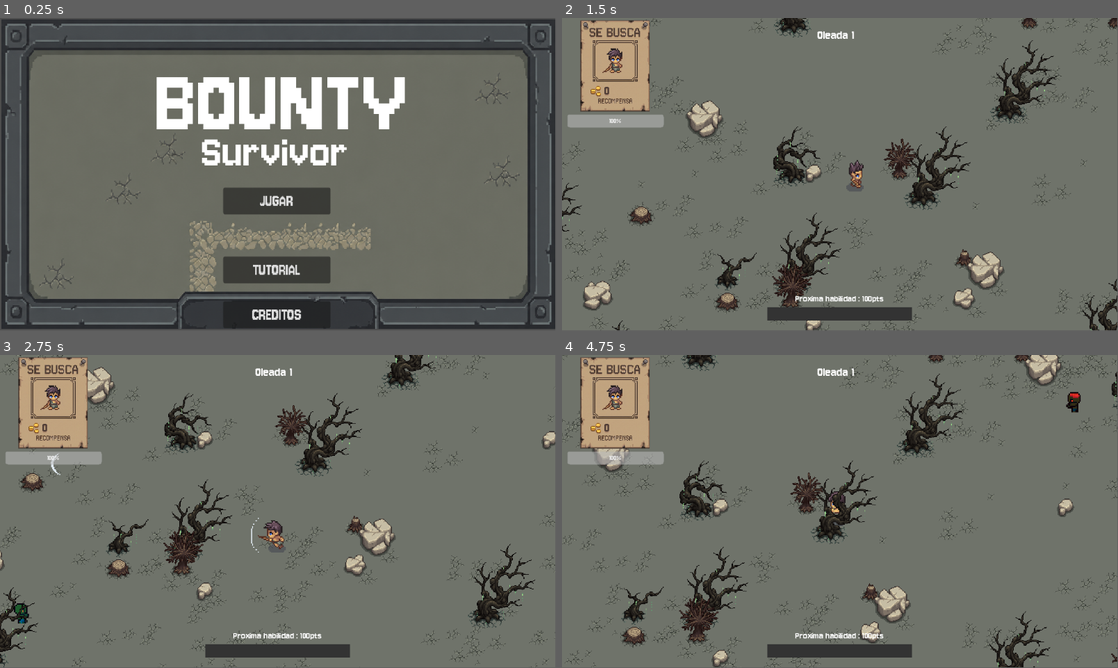
Above: before the commit, frames 1-4 (two rows, left to right).
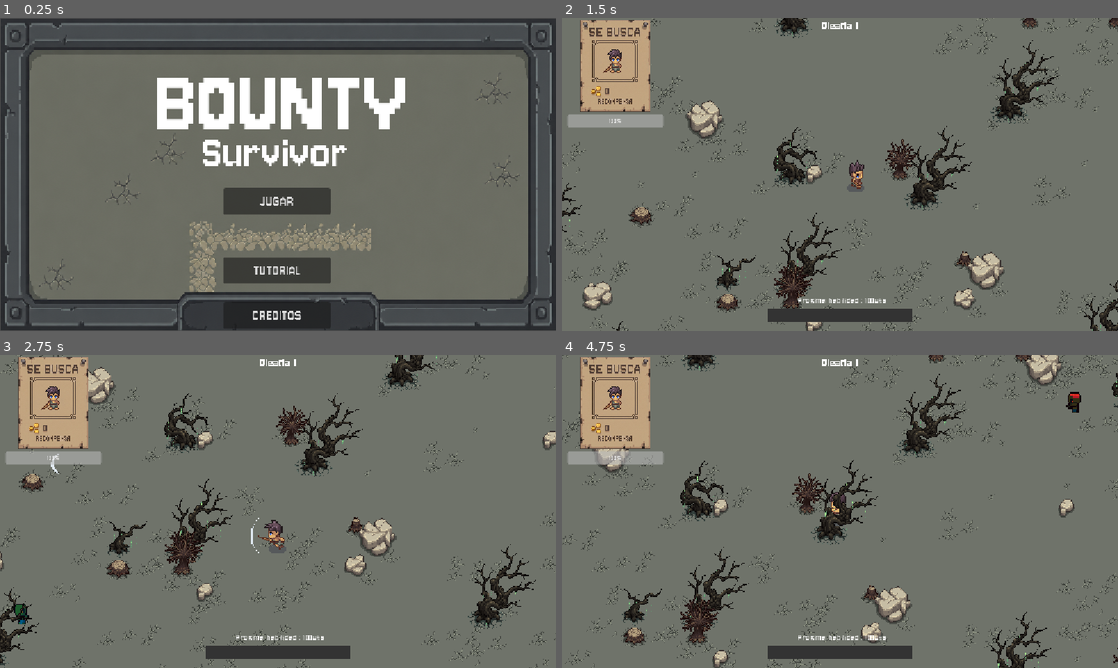
Above: after the commit, the same moments.

Repository: MiguelMaQui/WildJam---BountySurvivor
Game: Godot game, scene res://scenes/main_menu.tscn
Same seed, same stepped clock (60 frames per second), same inputs: the game is played once before the commit and once after it. Sound files missing from this copy of the repository are replaced by a short silence.
Inputs (mouse positions are in pixels of both pictures, inside the frame that each line leads up to):
- Up to frame 1 (0.25 s): no input
- Up to frame 2 (1.5 s): click "JUGAR" at 0.5 s; move the mouse to (962, 158) at 1.27 s; hold D (move_right) from 1.28 s (still down); tap Shift (dash) at 1.35 s
- Up to frame 3 (2.75 s): move the mouse to (166, 527) at 2.02 s; release D (move_right) at 2.03 s; hold S (move_down) from 2.03 s (still down); click (166, 527) at 2.1 s
- Up to frame 4 (4.75 s): move the mouse to (895, 442) at 2.77 s; release S (move_down) at 2.78 s; hold D (move_right) 2.78-3.53 s; tap Shift (dash) at 2.85, 4.35 s; move the mouse to (812, 574) at 3.52 s; hold W (move_up) 3.53-4.28 s; click (812, 574) at 3.6 s; move the mouse to (1006, 558) at 4.27 s; hold A (move_left) from 4.28 s (still down)
The window is 799x449 before the commit and 800x450 after it. Grey fills any space a smaller window leaves; there, only what the larger window draws over its background counts as a difference.

The runs differ from the first frame. In frame 1, 5.7% of the frame differs, in the area x 0-100%, y 0-100%; in frame 2, 6.6%; in frame 3, 6.3%; in frame 4, 6.9%.

Commit message:
Subida Final Rectificada

Diff:
--- a/bounty-survivor/project.godot
+++ b/bounty-survivor/project.godot
@@ -19,6 +19,10 @@
 
 GameManager="*uid://c0t11ludhpxmx"
 BGM="*uid://crs8s6bhur8xh"
+
+[display]
+
+window/stretch/mode="canvas_items"
 
 [editor]
 
--- a/bounty-survivor/scenes/main.tscn
+++ b/bounty-survivor/scenes/main.tscn
@@ -156,10 +156,17 @@
 
 [node name="GameOverPanel" type="Panel" parent="UI" unique_id=503106384]
 visible = false
-offset_left = 330.0
-offset_top = 178.0
-offset_right = 730.0
-offset_bottom = 428.0
+anchors_preset = 8
+anchor_left = 0.5
+anchor_top = 0.5
+anchor_right = 0.5
+anchor_bottom = 0.5
+offset_left = -200.0
+offset_top = -125.0
+offset_right = 200.0
+offset_bottom = 125.0
+grow_horizontal = 2
+grow_vertical = 2
 scale = Vector2(1.1490403, 1.1490403)
 
 [node name="Background" type="TextureRect" parent="UI/GameOverPanel" unique_id=973653950]
@@ -224,20 +231,30 @@
 text = "🛡️ 0"
 
 [node name="WaveLabel" type="Label" parent="UI" unique_id=2072335599]
-offset_left = 509.0
-offset_top = 20.0
-offset_right = 628.0
-offset_bottom = 59.0
+anchors_preset = 5
+anchor_left = 0.5
+anchor_right = 0.5
+offset_left = -59.5
+offset_right = 59.5
+offset_bottom = 39.0
+grow_horizontal = 2
 theme_override_fonts/font = ExtResource("5_85g3d")
 theme_override_font_sizes/font_size = 28
 text = "Oleada 1"
 horizontal_alignment = 1
 
 [node name="XPLabel" type="Label" parent="UI" unique_id=1042049029]
-offset_left = 469.0
-offset_top = 571.0
-offset_right = 674.0
-offset_bottom = 594.0
+anchors_preset = 7
+anchor_left = 0.5
+anchor_top = 1.0
+anchor_right = 0.5
+anchor_bottom = 1.0
+offset_left = -102.0
+offset_top = -75.0
+offset_right = 103.0
+offset_bottom = -52.0
+grow_horizontal = 2
+grow_vertical = 0
 scale = Vector2(1.0399976, 1)
 theme_override_fonts/font = ExtResource("5_85g3d")
 theme_override_font_sizes/font_size = 20
@@ -245,17 +262,31 @@
 horizontal_alignment = 1
 
 [node name="XPBarBG" type="ColorRect" parent="UI" unique_id=1627194495]
-offset_left = 426.0
-offset_top = 600.0
-offset_right = 726.0
-offset_bottom = 628.0
+anchors_preset = 7
+anchor_left = 0.5
+anchor_top = 1.0
+anchor_right = 0.5
+anchor_bottom = 1.0
+offset_left = -150.0
+offset_top = -46.0
+offset_right = 150.0
+offset_bottom = -18.0
+grow_horizontal = 2
+grow_vertical = 0
 color = Color(0.2, 0.2, 0.2, 1)
 
 [node name="XPBarFill" type="ColorRect" parent="UI" unique_id=1347139958]
-offset_left = 426.0
-offset_top = 600.0
-offset_right = 426.0
-offset_bottom = 628.0
+anchors_preset = 7
+anchor_left = 0.5
+anchor_top = 1.0
+anchor_right = 0.5
+anchor_bottom = 1.0
+offset_left = -150.0
+offset_top = -46.0
+offset_right = -150.0
+offset_bottom = -18.0
+grow_horizontal = 2
+grow_vertical = 0
 color = Color(1, 0.84313726, 0, 1)
 
 [node name="PausePanel" type="Panel" parent="UI" unique_id=1912903616]
Not shown, changed: bounty-survivor/export_presets.cfg
